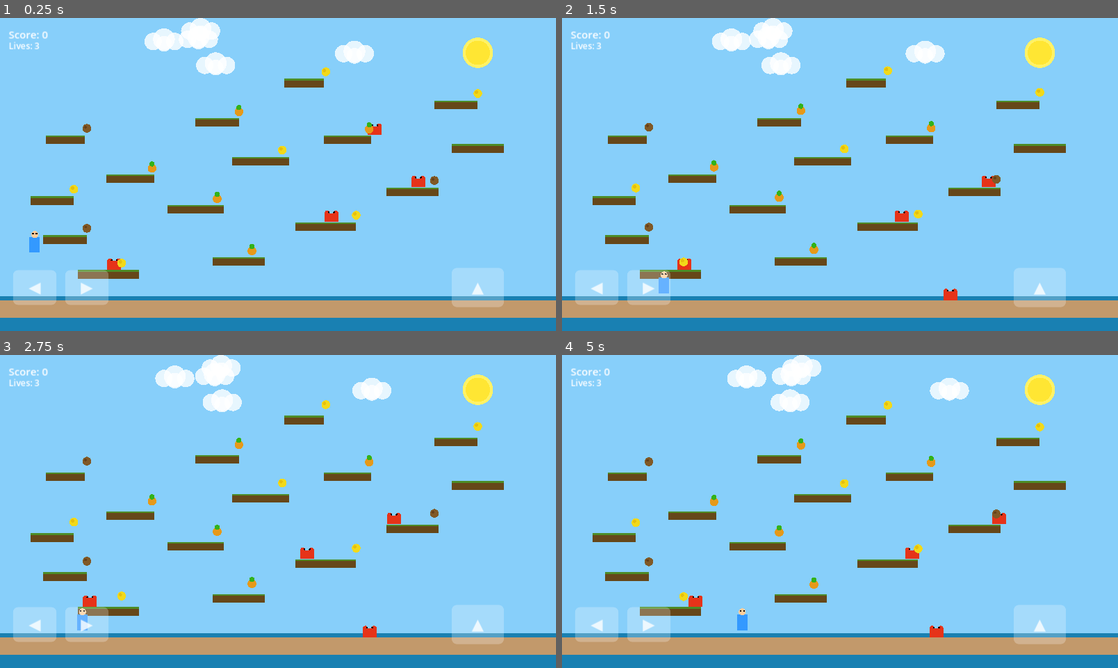
Above: before the commit, frames 1-4 (two rows, left to right).
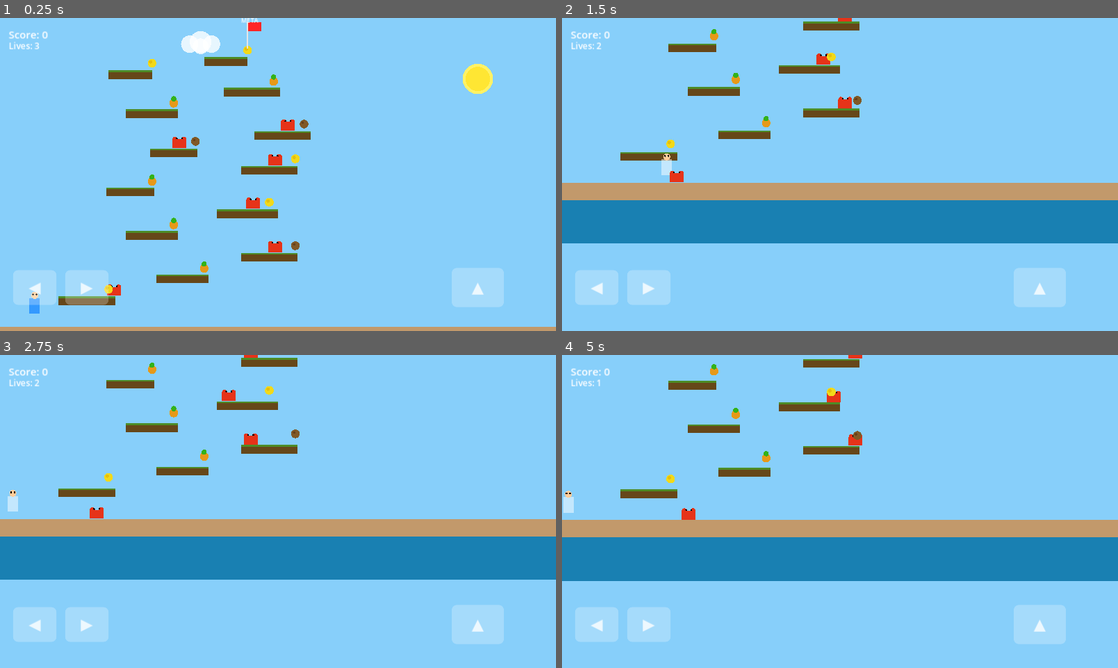
Above: after the commit, the same moments.

Repository: basic-scientia/Tropical-Island-Platformer
Game: Godot game, scene res://main.tscn
Same seed, same stepped clock (60 frames per second), same inputs: the game is played once before the commit and once after it.
Inputs:
- Up to frame 1 (0.25 s): no input
- Up to frame 2 (1.5 s): hold D (move_right) from 0.53 s (still down); tap Space (jump) at 0.77 s
- Up to frame 3 (2.75 s): tap Space (jump) at 1.52 s; release D (move_right) at 2.03 s; hold A (move_left) from 2.03 s (still down)
- Up to frame 4 (5 s): release A (move_left) at 2.78 s; hold D (move_right) 2.78-4.28 s; tap Space (jump) at 3.02, 3.77, 4.52 s; hold A (move_left) from 4.28 s (still down)

The runs differ from the first frame. In frame 1, 22% of the frame differs, in the area x 0-100%, y 0-100%; in frame 2, 38%; in frame 3, 38%; in frame 4, 38%.

Commit message:
Add vertical scrolling level with camera, stairs, and goal flag

Diff:
--- a/cloud.gd
+++ b/cloud.gd
@@ -1,12 +1,13 @@
 extends Node2D
 
 var speed = 10.0
-var screen_width = 1280
+var base_y = 0
+var screen_w = 1280
 
 func _ready():
     speed = 5.0 + randi() % 15
-    position.x = randi() % int(screen_width)
-    position.y = 30 + randi() % 80
+    position.x = randi() % screen_w
+    base_y = position.y
 
 func _draw():
     var c = Color(1, 1, 1, 0.8)
@@ -17,6 +18,6 @@
 
 func _process(delta):
     position.x += speed * delta
-    if position.x > screen_width + 80:
+    if position.x > screen_w + 80:
         position.x = -80
-        position.y = 30 + randi() % 80
+        position.y = base_y + randi() % 60 - 30
--- a/hud.gd
+++ b/hud.gd
@@ -17,8 +17,21 @@
     lives_label.add_theme_color_override("font_color", Color(1, 1, 1))
     add_child(lives_label)
 
+    var win_label = Label.new()
+    win_label.name = "WinLabel"
+    win_label.text = ""
+    win_label.position = Vector2(440, 300)
+    win_label.add_theme_font_size_override("font_size", 48)
+    win_label.add_theme_color_override("font_color", Color(1, 0.9, 0.2))
+    win_label.visible = false
+    add_child(win_label)
+
 func update_score(s):
     $ScoreLabel.text = "Score: " + str(s)
 
 func update_lives(l):
     $LivesLabel.text = "Lives: " + str(l)
+
+func show_win():
+    $WinLabel.text = "YOU WIN!"
+    $WinLabel.visible = true
--- a/main.gd
+++ b/main.gd
@@ -3,9 +3,13 @@
 const SCREEN_W = 1280
 const SCREEN_H = 720
 const GROUND_Y = 650
+const LEVEL_H = 3500
 
 var player = null
 var hud = null
+var camera = null
+var goal = null
+var won = false
 
 func _ready():
     _setup_inputs()
@@ -13,11 +17,19 @@
     _create_ground()
     _create_platforms()
     _create_player()
+    _create_camera()
     _create_enemies()
     _create_fruits()
+    _create_goal()
     _create_hud()
     _create_clouds()
     _create_touch_controls()
+
+func _process(delta):
+    if player and camera:
+        var target = player.position
+        target.x = SCREEN_W / 2
+        camera.position = camera.position.lerp(target, 8.0 * delta)
 
 func _setup_inputs():
     if InputMap.has_action("move_left"):
@@ -29,7 +41,6 @@
     var left2 = InputEventKey.new()
     left2.keycode = KEY_LEFT
     InputMap.action_add_event("move_left", left2)
-
     var right = InputEventKey.new()
     right.keycode = KEY_D
     InputMap.add_action("move_right")
@@ -37,7 +48,6 @@
     var right2 = InputEventKey.new()
     right2.keycode = KEY_RIGHT
     InputMap.action_add_event("move_right", right2)
-
     var jump = InputEventKey.new()
     jump.keycode = KEY_SPACE
     InputMap.add_action("jump")
@@ -52,18 +62,16 @@
 func _create_background():
     var sky = ColorRect.new()
     sky.color = Color(0.53, 0.81, 0.98)
-    sky.size = Vector2(SCREEN_W, SCREEN_H)
-    sky.position = Vector2.ZERO
+    sky.size = Vector2(SCREEN_W, LEVEL_H + 400)
+    sky.position = Vector2(0, -200)
     sky.z_index = -10
     add_child(sky)
-
     var sea = ColorRect.new()
     sea.color = Color(0.1, 0.5, 0.7)
-    sea.size = Vector2(SCREEN_W, SCREEN_H - GROUND_Y + 10)
-    sea.position = Vector2(0, GROUND_Y - 10)
+    sea.size = Vector2(SCREEN_W, 100)
+    sea.position = Vector2(0, GROUND_Y + 40)
     sea.z_index = -9
     add_child(sea)
-
     var sun = Node2D.new()
     sun.position = Vector2(1100, 80)
     sun.set_script(preload("res://sun.gd"))
@@ -73,79 +81,65 @@
 func _create_ground():
     var ground = StaticBody2D.new()
     ground.position = Vector2(0, GROUND_Y)
-
     var collision = CollisionShape2D.new()
     var shape = RectangleShape2D.new()
     shape.size = Vector2(SCREEN_W * 2, 40)
     collision.shape = shape
     collision.position = Vector2(SCREEN_W / 2, 20)
     ground.add_child(collision)
-
     var sand = ColorRect.new()
     sand.color = Color(0.76, 0.60, 0.42)
     sand.size = Vector2(SCREEN_W, 40)
     sand.position = Vector2(0, 0)
     ground.add_child(sand)
-
     add_child(ground)
 
 func _create_platform(x, y, w, h = 20):
     var plat = StaticBody2D.new()
     plat.position = Vector2(x, y)
-
     var collision = CollisionShape2D.new()
     var shape = RectangleShape2D.new()
     shape.size = Vector2(w, h)
     collision.shape = shape
-    collision.position = Vector2(0, 0)
     plat.add_child(collision)
-
     var visual = ColorRect.new()
     visual.color = Color(0.4, 0.28, 0.1)
     visual.size = Vector2(w, h)
     visual.position = Vector2(-w/2, -h/2)
     plat.add_child(visual)
-
     var top = ColorRect.new()
     top.color = Color(0.3, 0.55, 0.15)
     top.size = Vector2(w, 4)
     top.position = Vector2(-w/2, -h/2)
     plat.add_child(top)
-
     add_child(plat)
-    return plat
 
 func _create_platforms():
-    _create_platform(250, 590, 140)
-    _create_platform(550, 560, 120)
-    _create_platform(150, 510, 100)
-    _create_platform(450, 440, 130)
-    _create_platform(750, 480, 140)
-    _create_platform(300, 370, 110)
-    _create_platform(600, 330, 130)
-    _create_platform(950, 400, 120)
-    _create_platform(150, 280, 90)
-    _create_platform(500, 240, 100)
-    _create_platform(800, 280, 110)
-    _create_platform(1050, 200, 100)
-    _create_platform(700, 150, 90)
-    _create_platform(1100, 300, 120)
-    _create_platform(120, 420, 100)
+    _create_platform(200, 590, 130)
+    _create_platform(420, 540, 120)
+    _create_platform(620, 490, 130)
+    _create_platform(350, 440, 120)
+    _create_platform(570, 390, 140)
+    _create_platform(300, 340, 110)
+    _create_platform(620, 290, 130)
+    _create_platform(400, 250, 110)
+    _create_platform(650, 210, 130)
+    _create_platform(350, 160, 120)
+    _create_platform(580, 110, 130)
+    _create_platform(300, 70, 100)
+    _create_platform(520, 40, 100)
 
 func _create_player():
     player = CharacterBody2D.new()
     player.set_script(preload("res://player.gd"))
-    player.position = Vector2(80, 500)
-
+    player.position = Vector2(80, 580)
     var collision = CollisionShape2D.new()
     var shape = RectangleShape2D.new()
     shape.size = Vector2(20, 34)
     collision.shape = shape
     player.add_child(collision)
-
     player.lives_changed.connect(_on_player_lives_changed)
     player.score_changed.connect(_on_player_score_changed)
-
     add_child(player)
 
 func _on_player_lives_changed(lives):
@@ -155,41 +149,48 @@
 func _on_player_score_changed(score):
     if hud:
         hud.update_score(score)
+
+func _create_camera():
+    camera = Camera2D.new()
+    camera.position_smoothing_enabled = true
+    camera.position_smoothing_speed = 5.0
+    camera.limit_left = 0
+    camera.limit_right = SCREEN_W
+    camera.limit_top = -100
+    camera.limit_bottom = LEVEL_H
+    add_child(camera)
+    camera.make_current()
 
 func _create_enemy_at(x, y):
     var enemy = CharacterBody2D.new()
     enemy.set_script(preload("res://enemy.gd"))
     enemy.position = Vector2(x, y)
-
     var collision = CollisionShape2D.new()
     var shape = RectangleShape2D.new()
     shape.size = Vector2(28, 18)
     collision.shape = shape
     enemy.add_child(collision)
-
     add_child(enemy)
-    return enemy
 
 func _create_enemies():
     _create_enemy_at(250, 570)
-    _create_enemy_at(750, 460)
-    _create_enemy_at(950, 380)
-    _create_enemy_at(850, 260)
+    _create_enemy_at(620, 470)
+    _create_enemy_at(570, 370)
+    _create_enemy_at(620, 270)
+    _create_enemy_at(400, 230)
+    _create_enemy_at(650, 190)
 
 func _create_fruit_at(x, y):
     var fruit = Area2D.new()
     fruit.set_script(preload("res://fruit.gd"))
     fruit.position = Vector2(x, y)
-
     var collision = CollisionShape2D.new()
     var shape = CircleShape2D.new()
     shape.radius = 12
     collision.shape = shape
     fruit.add_child(collision)
-
     fruit.collected.connect(_on_fruit_collected)
     add_child(fruit)
-    return fruit
 
 func _on_fruit_collected():
     if player:
@@ -197,26 +198,63 @@
         player.score_changed.emit(player.score)
 
 func _create_fruits():
-    _create_fruit_at(280, 560)
-    _create_fruit_at(580, 530)
-    _create_fruit_at(200, 480)
-    _create_fruit_at(500, 410)
-    _create_fruit_at(820, 450)
-    _create_fruit_at(350, 340)
-    _create_fruit_at(650, 300)
-    _create_fruit_at(1000, 370)
-    _create_fruit_at(200, 250)
-    _create_fruit_at(550, 210)
-    _create_fruit_at(850, 250)
-    _create_fruit_at(1100, 170)
-    _create_fruit_at(750, 120)
-    _create_fruit_at(170, 390)
+    _create_fruit_at(250, 560)
+    _create_fruit_at(470, 510)
+    _create_fruit_at(680, 460)
+    _create_fruit_at(400, 410)
+    _create_fruit_at(620, 360)
+    _create_fruit_at(350, 310)
+    _create_fruit_at(680, 260)
+    _create_fruit_at(450, 220)
+    _create_fruit_at(700, 180)
+    _create_fruit_at(400, 130)
+    _create_fruit_at(630, 80)
+    _create_fruit_at(350, 40)
+    _create_fruit_at(570, 10)
+
+func _create_goal():
+    var area = Area2D.new()
+    area.position = Vector2(570, 10)
+    var collision = CollisionShape2D.new()
+    var shape = RectangleShape2D.new()
+    shape.size = Vector2(60, 80)
+    collision.shape = shape
+    area.add_child(collision)
+    area.body_entered.connect(_on_goal_body_entered)
+    var pole = ColorRect.new()
+    pole.color = Color(0.9, 0.9, 0.9)
+    pole.size = Vector2(4, 60)
+    pole.position = Vector2(-2, -60)
+    area.add_child(pole)
+    var flag = ColorRect.new()
+    flag.color = Color(1, 0.15, 0.15)
+    flag.size = Vector2(30, 20)
+    flag.position = Vector2(2, -60)
+    area.add_child(flag)
+    var label = Label.new()
+    label.text = "META"
+    label.position = Vector2(-15, -75)
+    label.add_theme_font_size_override("font_size", 14)
+    label.add_theme_color_override("font_color", Color(1, 1, 1))
+    area.add_child(label)
+    goal = area
+    add_child(area)
+
+func _on_goal_body_entered(body):
+    if body == player and not won:
+        won = true
+        if hud:
+            hud.show_win()
+        await get_tree().create_timer(3.0).timeout
+        get_tree().reload_current_scene()
 
 func _create_clouds():
-    for i in 5:
+    for i in 12:
         var cloud = Node2D.new()
         cloud.set_script(preload("res://cloud.gd"))
+        var y_offset = -(i * 280)
         add_child(cloud)
+        cloud.position.y = y_offset
 
 func _create_hud():
     hud = preload("res://hud.gd").new()
